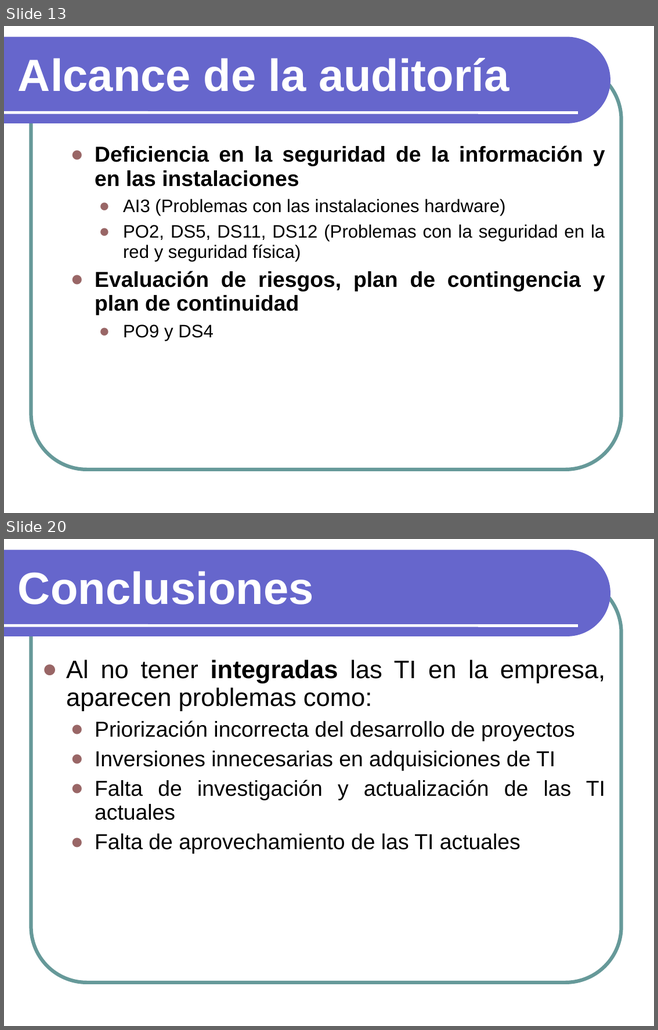
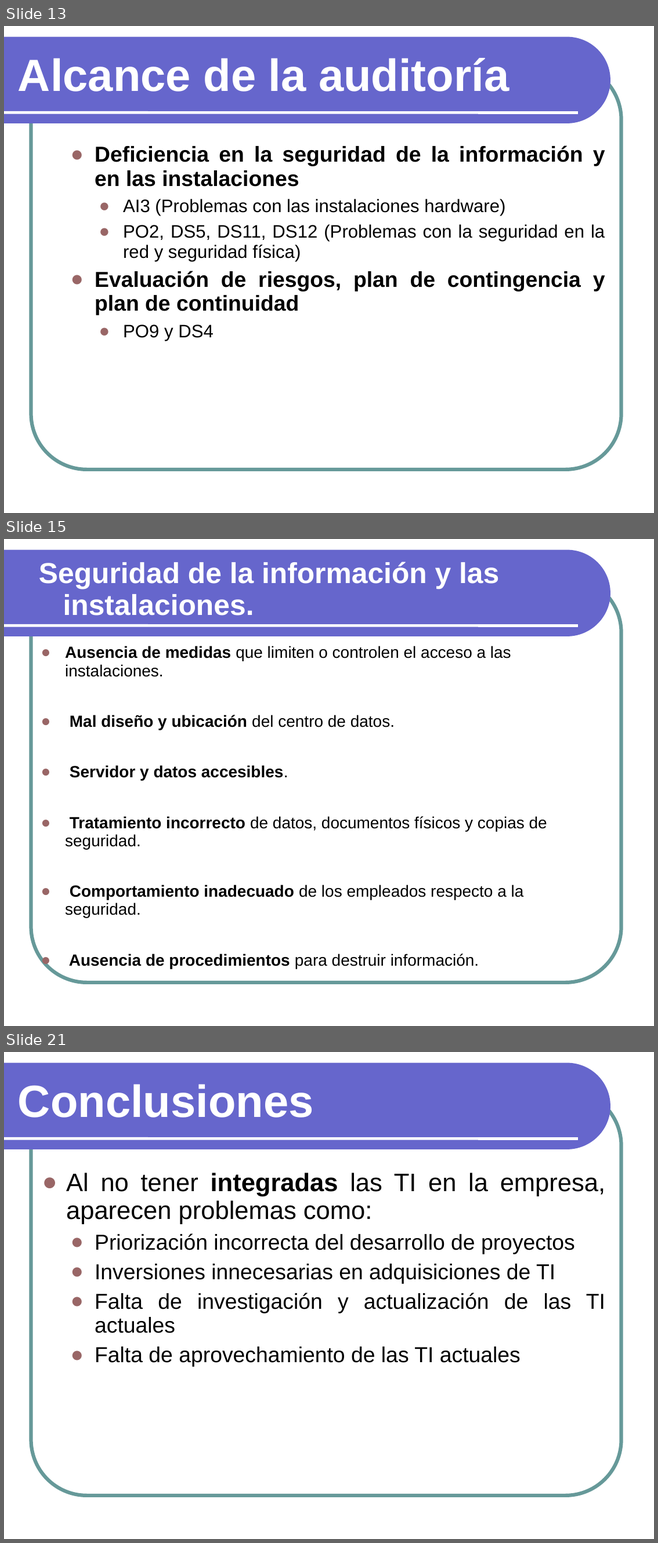
Before and after one commit to txedo/isi-auditoria, a slide deck: auditoria/presentacion/Presentacion.ppt. Shown one above the other, each under a label of ours: slides 13 and 20 before the commit, slides 13, 15 and 21 after it; the slides between them are not shown. The pictures are 658x1030 and 658x1543 pixels, drawn with LibreOffice and Linux fonts; fonts in the diff are those of the drawing. Boxes give left, top, right and bottom in pixels: in the first picture for what was removed or moved away, otherwise in the second. Text is boxed around its words. In the diff, an @@ line names an element or a change of style, - is before the commit and + after.

```diff
--- a/auditoria/presentacion/Presentacion.ppt
+++ b/auditoria/presentacion/Presentacion.ppt
@@ slide 15 added at bbox=[4, 539, 654, 1026], background #FFFFFF; not listed: 3 template elements that a slide beside it also shows @@
@@ text added at bbox=[39, 562, 499, 616], 32 pt, text #FFFFFF, bold @@
+  Seguridad de la información y las instalaciones.
@@ text added at bbox=[65, 646, 547, 969], 18 pt, text #000000 @@
+● Ausencia de medidas que limiten o controlen el acceso a las instalaciones.
+● Mal diseño y ubicación del centro de datos.
+● Servidor y datos accesibles.
+● Tratamiento incorrecto de datos, documentos físicos y copias de seguridad.
+● Comportamiento inadecuado de los empleados respecto a la seguridad.
+● Ausencia de procedimientos para destruir información.
@@ what was slide 20 is now slide 21 @@
```
Also in this commit, not shown: 7 slides changed, 6 other slides added, 4 slides removed, 1 other file.
